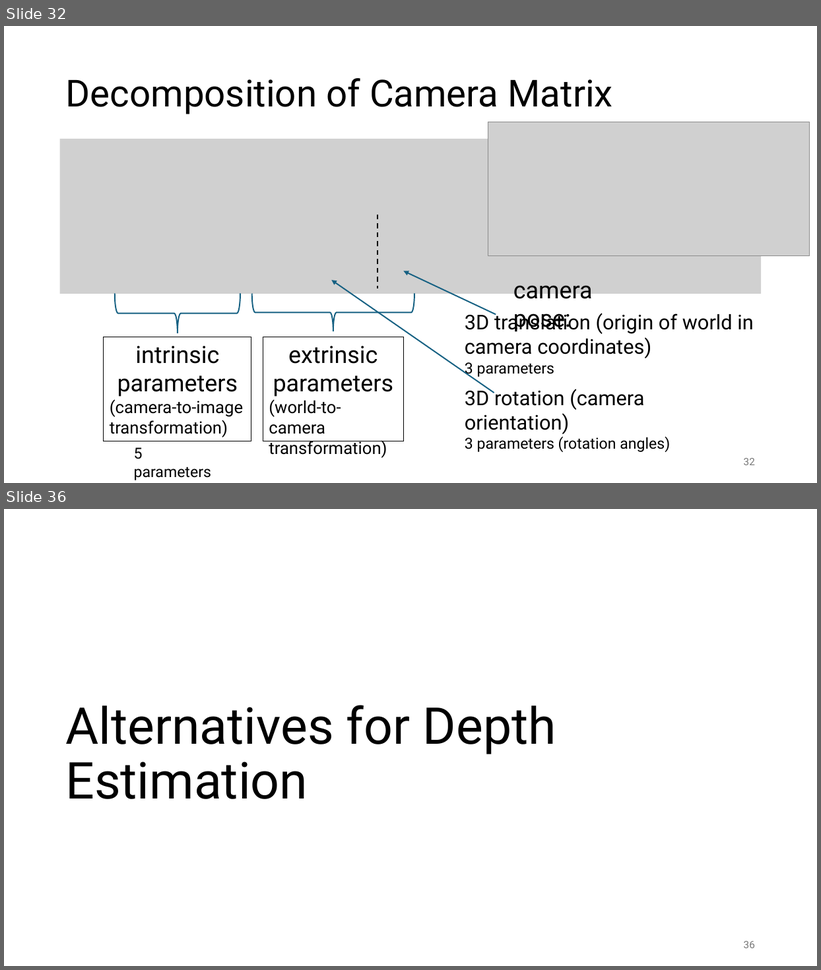
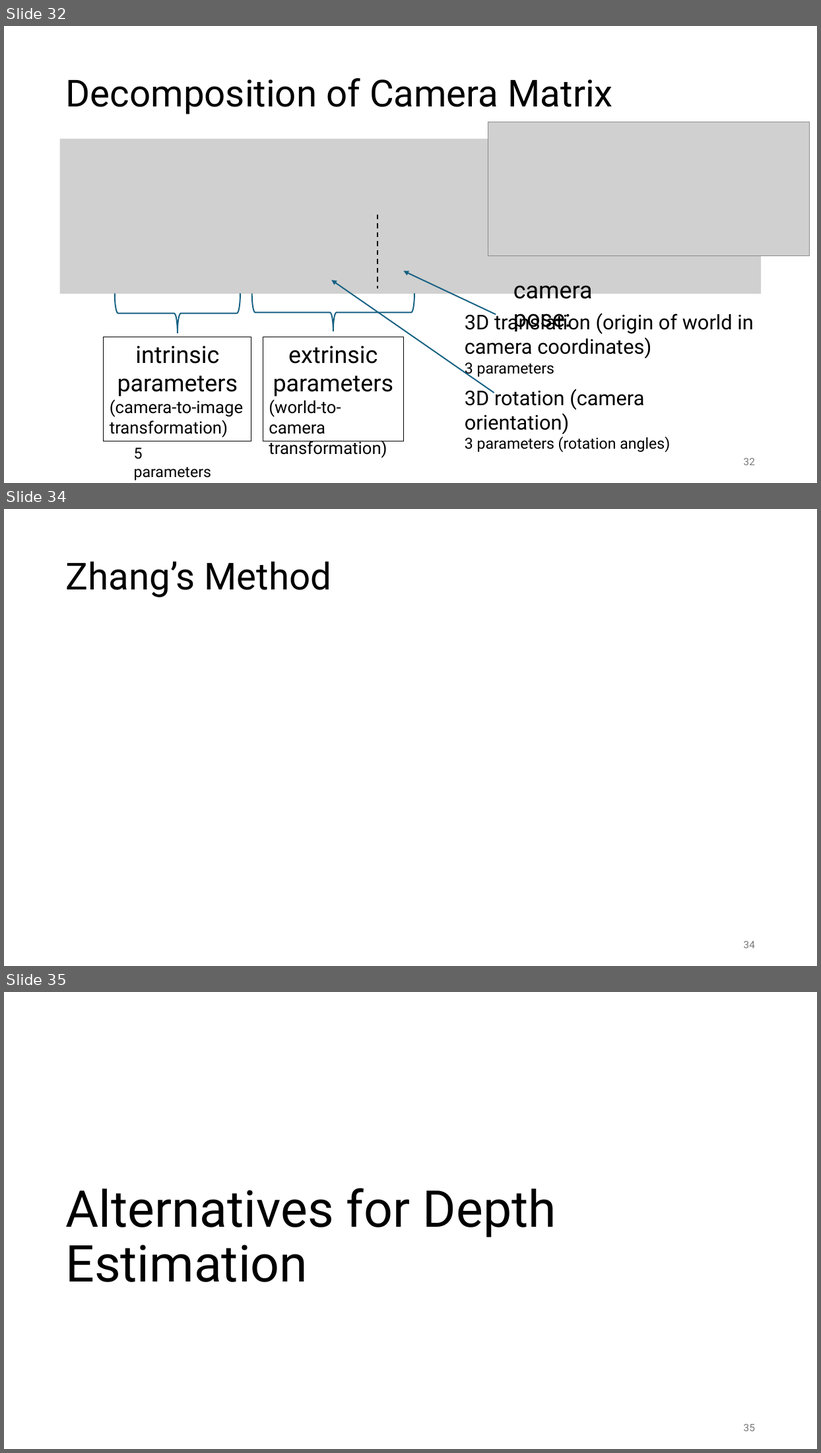
Before and after one commit to FelixWick/computer_vision, a slide deck: slides/3_projective_geometry.pptx. Shown one above the other, each under a label of ours: slides 32 and 36 before the commit, slides 32, 34 and 35 after it; the slides between them are not shown. The pictures are 821x970 and 821x1453 pixels, drawn with LibreOffice and Linux fonts; fonts in the diff are those of the drawing; grey boxes stand for pictures. Boxes give left, top, right and bottom in pixels: in the first picture for what was removed or moved away, otherwise in the second. Text is boxed around its words. In the diff, an @@ line names an element or a change of style, - is before the commit and + after.

```diff
--- a/slides/3_projective_geometry.pptx
+++ b/slides/3_projective_geometry.pptx
@@ slide 34 added at [4,509,817,966], background #FFFFFF @@
@@ title added at [66,561,332,597], 44 pt, text #000000 @@
+Zhang’s Method
@@ page number added at [744,941,755,949], 12 pt, text #797979 @@
+34
@@ what was slide 36 is now slide 35 @@
```
Also in this commit, not shown: 2 slides changed, 2 slides removed, 1 other file.
